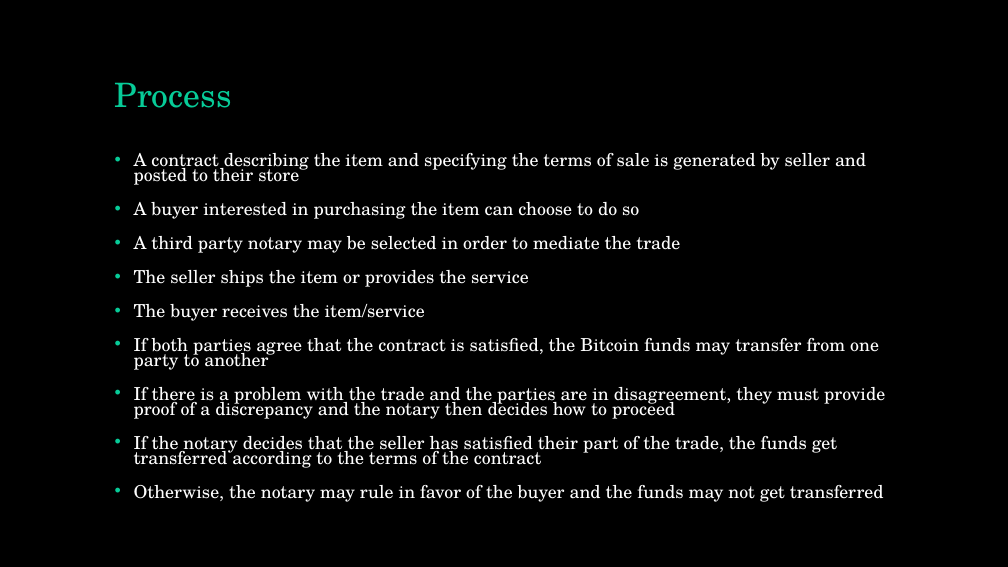
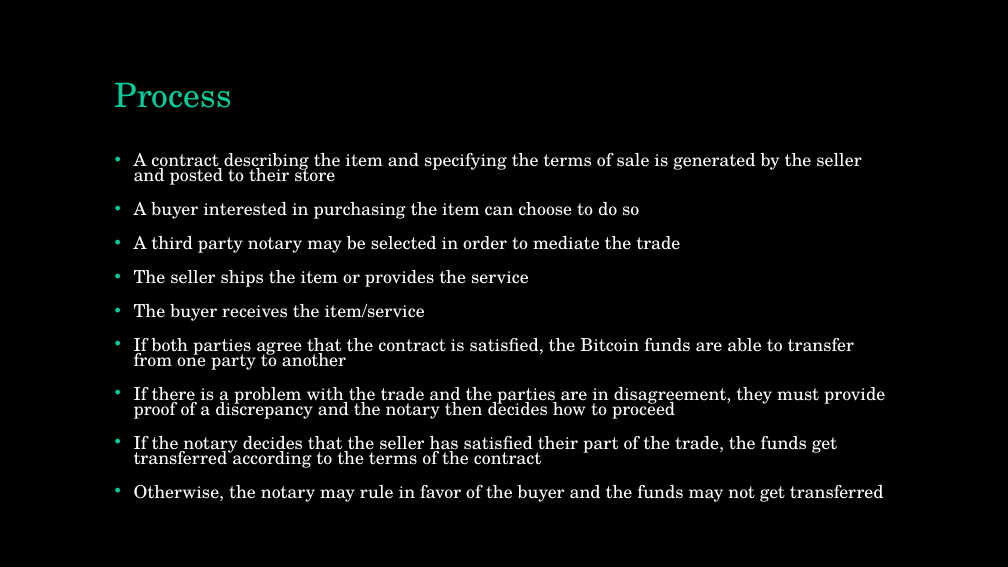
Before and after one commit to cgsheeh/SFWR3XA3_Redevelopment, a slide deck: slide 7 of Presentation/OpenBazaarSlides.pptx. Drawn at 1008x567 pixels with LibreOffice and Linux fonts; fonts in the diff are those of the drawing. Boxes give left, top, right and bottom in pixels: in the first picture for what was removed or moved away, otherwise in the second. Text is boxed around its words. In the diff, an @@ line names an element or a change of style, - is before the commit and + after.

Commit message:
Make small changes to presentation

```diff
--- a/Presentation/OpenBazaarSlides.pptx
+++ b/Presentation/OpenBazaarSlides.pptx
@@ text at (134, 153, 861, 185): text changed @@
-• A contract describing the item and specifying the terms of sale is generated by seller and posted to their store
+• A contract describing the item and specifying the terms of sale is generated by the seller and posted to their store
@@ text at (134, 338, 854, 370): text changed @@
-• If both parties agree that the contract is satisfied, the Bitcoin funds may transfer from one party to another
+• If both parties agree that the contract is satisfied, the Bitcoin funds are able to transfer from one party to another
```
Also in this commit, not shown: 1 other slide changed, 1 other file.
